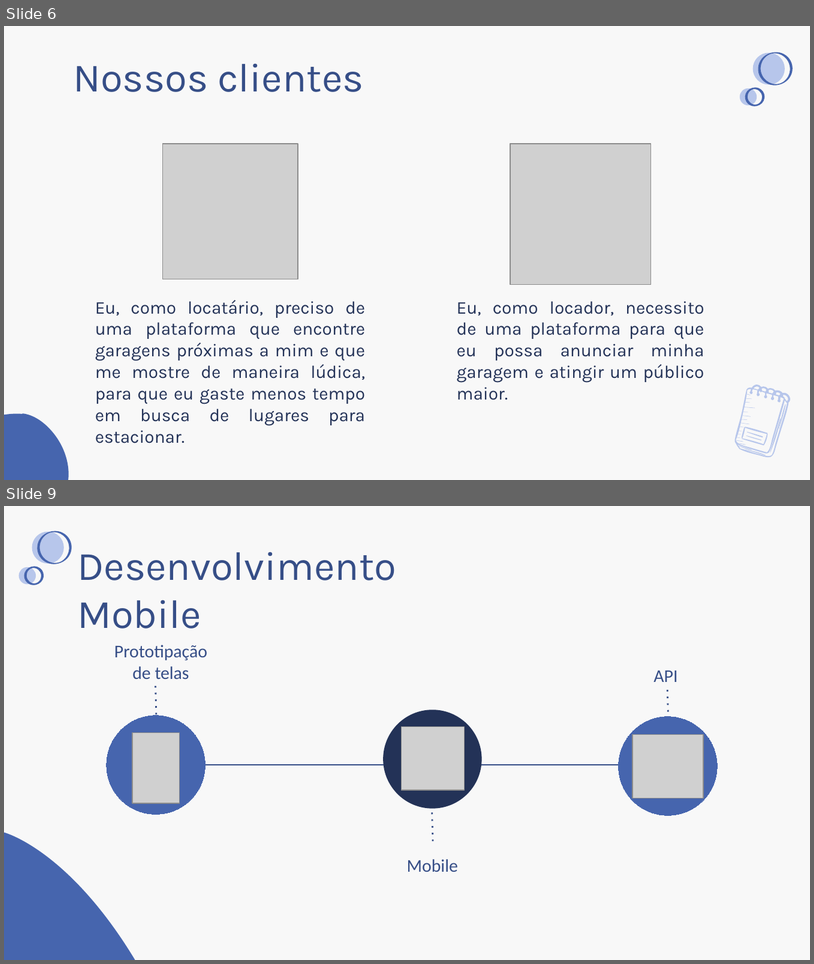
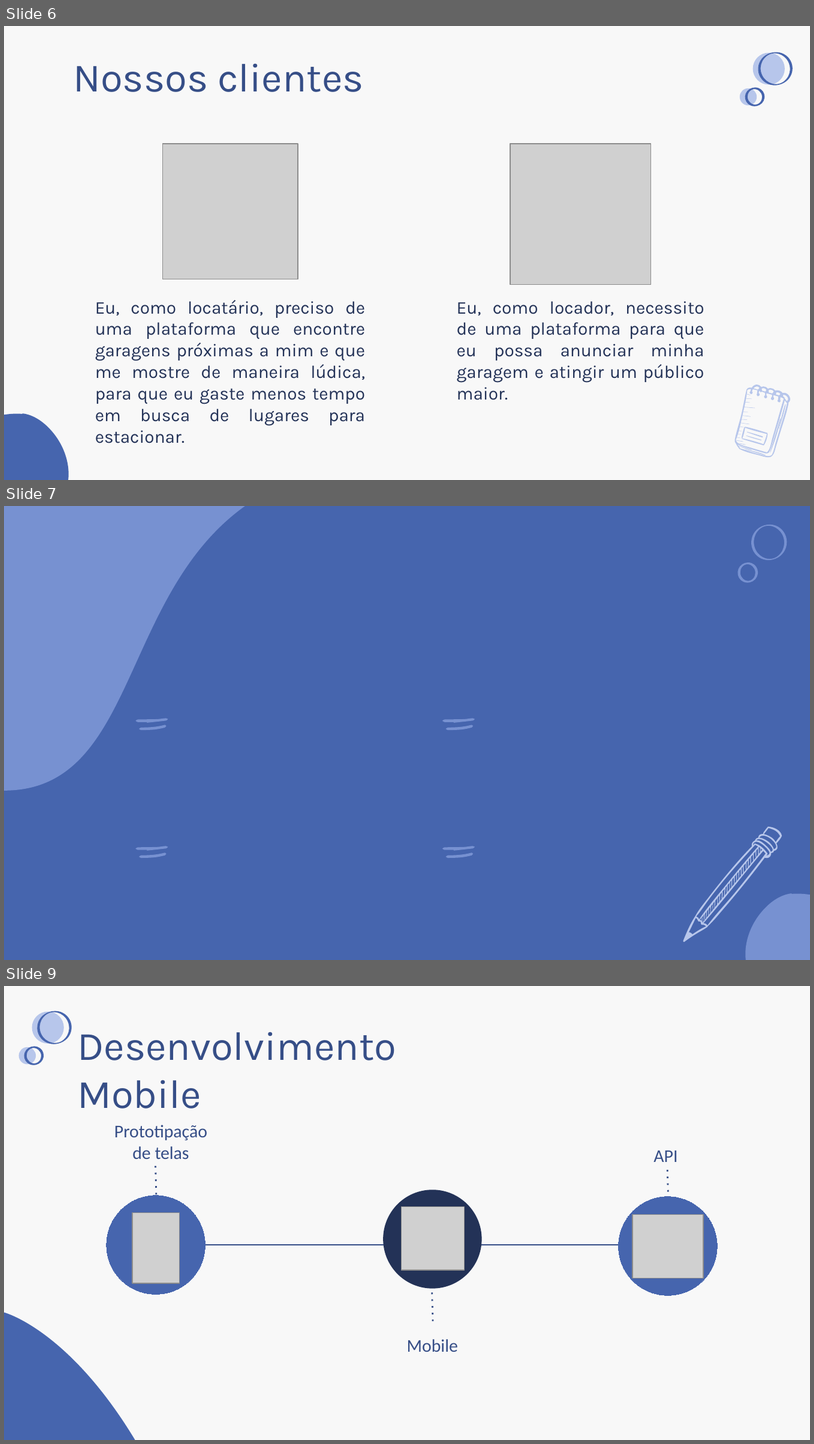
Before and after one commit to BandTec/uRent, a slide deck: documentacao/Apresentacoes/4°Semestre/ApresentacaoSprint1.pptx. Shown one above the other, each under a label of ours: slides 6 and 9 before the commit, slides 6, 7 and 9 after it; the slides between them are not shown. The pictures are 814x964 and 814x1444 pixels, drawn with LibreOffice and Linux fonts; fonts in the diff are those of the drawing; grey boxes stand for pictures; background and template pictures are left out. Boxes give left, top, right and bottom in pixels: in the first picture for what was removed or moved away, otherwise in the second. Text is boxed around its words. In the diff, an @@ line names an element or a change of style, - is before the commit and + after.

```diff
--- a/documentacao/Apresentacoes/4°Semestre/ApresentacaoSprint1.pptx
+++ b/documentacao/Apresentacoes/4°Semestre/ApresentacaoSprint1.pptx
@@ slide 7 added at bbox=[4, 506, 810, 960], background picture (left out) @@
@@ freeform shape added at bbox=[4, 506, 245, 790], fill #7791D1 @@
@@ freeform shape added at bbox=[752, 525, 787, 560], fill #7791D1 @@
@@ freeform shape added at bbox=[738, 562, 758, 583], fill #7791D1 @@
@@ freeform shape added at bbox=[135, 718, 168, 723], fill #7791D1 @@
@@ freeform shape added at bbox=[443, 718, 475, 723], fill #7791D1 @@
@@ freeform shape added at bbox=[139, 724, 167, 730], fill #7791D1 @@
@@ freeform shape added at bbox=[446, 724, 474, 730], fill #7791D1 @@
@@ freeform shape added at bbox=[683, 826, 782, 942], fill #B7C6EB @@
@@ freeform shape added at bbox=[135, 846, 168, 850], fill #7791D1 @@
@@ freeform shape added at bbox=[443, 846, 475, 850], fill #7791D1 @@
@@ freeform shape added at bbox=[139, 852, 167, 858], fill #7791D1 @@
@@ freeform shape added at bbox=[446, 852, 474, 858], fill #7791D1 @@
@@ freeform shape added at bbox=[746, 893, 810, 959], fill #7791D1 @@
```
Also in this commit, not shown: 1 slide changed, 3 other slides added, 4 slides removed.
